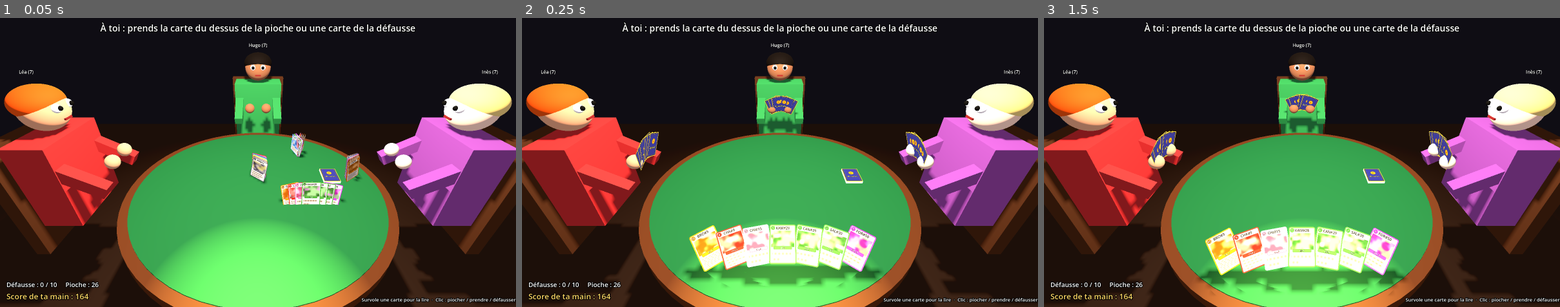
Above: before the commit, frames 1-3 (left to right).
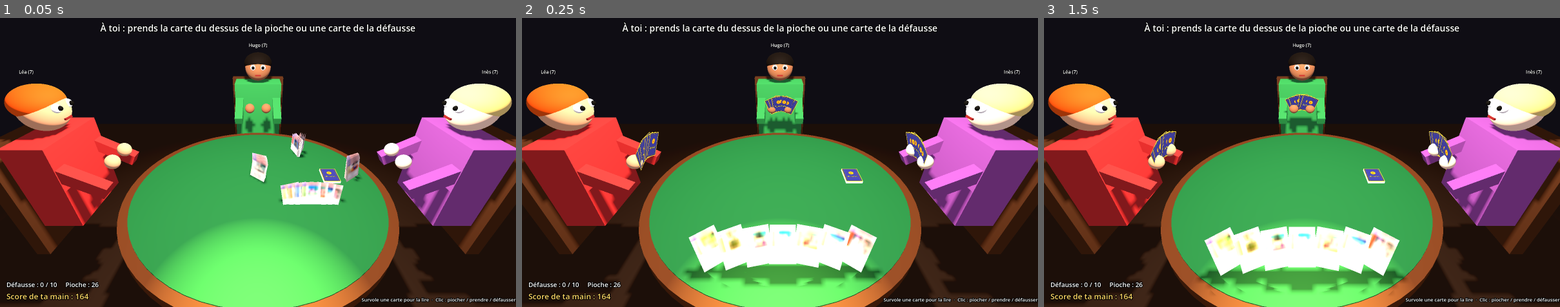
Above: after the commit, the same moments.

Repository: prenouil/DragonballRealms
Game: Godot game, scene res://scenes/main.tscn
Two runs of this game, one before a commit and one after it. Both use one fixed random seed, a clock stepped at 60 frames per second and the inputs below.
Inputs (mouse positions are in pixels of both pictures, inside the frame that each line leads up to):
- Up to frame 1 (0.05 s): no input
- Up to frame 2 (0.25 s): no input
- Up to frame 3 (1.5 s): move the mouse to (1415, 148) at 0.52 s; click (1415, 148) at 0.67 s; tap Enter at 1.25 s; drag from (1198, 176) to (1276, 220) at 1.27 s

The runs differ from the first frame. In frame 1, 1.3% of the frame differs, in the area x 48-70%, y 39-65%; in frame 2, 2.5%; in frame 3, 2.6%, in the area x 31-69%, y 71-90%.

Commit message:
Cartes : images des cartes d'origine entièrement floutées (cards/faces)
Chaque carte du document de l'auteur est réduite à 9×12 pixels puis agrandie
en 128×176 : il ne reste que les grandes zones de couleur.

Co-Authored-By: Claude Opus 5.5 <noreply@anthropic.com>

Diff:
--- a/scripts/card_face.gd
+++ b/scripts/card_face.gd
@@ -1,6 +1,7 @@
-# Fabrique l'image de chaque carte et du dos des cartes (rendue une fois dans un SubViewport).
-# Recto : valeur, nom codé, famille et BdC lisibles ; illustration et texte floutés.
-# Pour remplacer l'illustration d'une carte : déposer res://cards/art/<numéro>.png.
+# Image de chaque carte et du dos des cartes.
+# Recto : l'image de la carte de l'auteur, entièrement floutée (res://cards/faces/<numéro>.png).
+# Si elle manque, une carte est reconstruite (valeur, nom codé, famille et BdC lisibles ;
+# illustration et texte floutés), rendue une fois dans un SubViewport.
 
 extends Node
 
@@ -58,7 +59,8 @@
 	_image_shader.code = BLUR_IMAGE_SHADER
 	_text_shader.code = BLUR_TEXT_SHADER
 	for id in CardDB.all_ids():
-		faces[id] = _render(_face(id))
+		var path := "res://cards/faces/%d.png" % id
+		faces[id] = load(path) if ResourceLoader.exists(path) else _render(_face(id))
 	back = _render(_back())
 
 
Binary file added: cards/faces/1.png
Not shown, added: cards/faces/1.png.import
Binary file added: cards/faces/10.png
Not shown, added: cards/faces/10.png.import
Binary file added: cards/faces/11.png
Not shown, added: cards/faces/11.png.import
Binary file added: cards/faces/12.png
Not shown, added: cards/faces/12.png.import
Binary file added: cards/faces/13.png
Not shown, added: cards/faces/13.png.import
Binary file added: cards/faces/14.png
Not shown, added: cards/faces/14.png.import
(and 97 more such lines)
